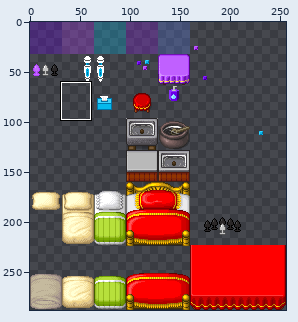
Two versions of one sprite sheet, homemade-tiles/Mattress.png. Above: a wide view before the commit, with the close-up outlined.
Close-up. Before:
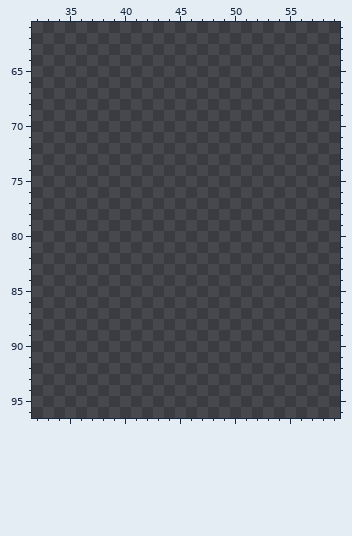
The file is 256x288 pixels. Pixels under 10% opacity are left out. Colours within 5 levels of each other are drawn and written as one. Shown: x 32..59, y 61..96.
And afterwards:
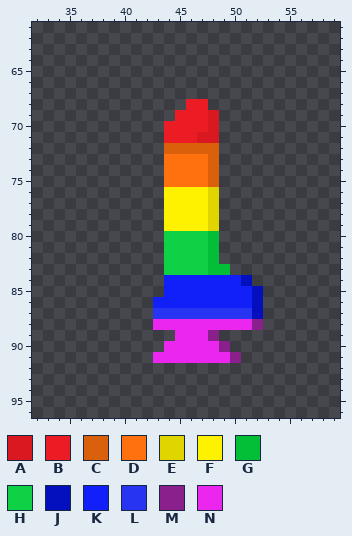
Palette (. is transparent): A #d91820  B #ec1c24  C #db600b  D #ff710f  E #e1d500  F #fff200  G #03bf38  H #0ed145  J #0410be  K #1120f8  L #2734f1  M #8a208c  N #eb26ee
The edit:
@@ x 41..54 @@
 67 ..............
-68 ..............
-69 ..............
-70 ..............
-71 ..............
-72 ..............
-73 ..............
-74 ..............
-75 ..............
-76 ..............
-77 ..............
-78 ..............
-79 ..............
-80 ..............
-81 ..............
-82 ..............
-83 ..............
-84 ..............
-85 ..............
-86 ..............
-87 ..............
-88 ..............
-89 ..............
-90 ..............
-91 ..............
+68 .....BB.......
+69 ....BBBA......
+70 ...BBBBA......
+71 ...BBBAA......
+72 ...CCCCC......
+73 ...DDDDC......
+74 ...DDDDC......
+75 ...DDDDC......
+76 ...FFFFE......
+77 ...FFFFE......
+78 ...FFFFE......
+79 ...FFFFE......
+80 ...HHHHG......
+81 ...HHHHG......
+82 ...HHHHG......
+83 ...HHHHGG.....
+84 ...KKKKKKKJ...
+85 ...KKKKKKKKJ..
+86 ..KKKKKKKKKJ..
+87 ..LLLLLLLLLJ..
+88 ..NNNNNNNNNM..
+89 ....NNNM......
+90 ...NNNNNM.....
+91 ..NNNNNNNM....
 92 ..............
